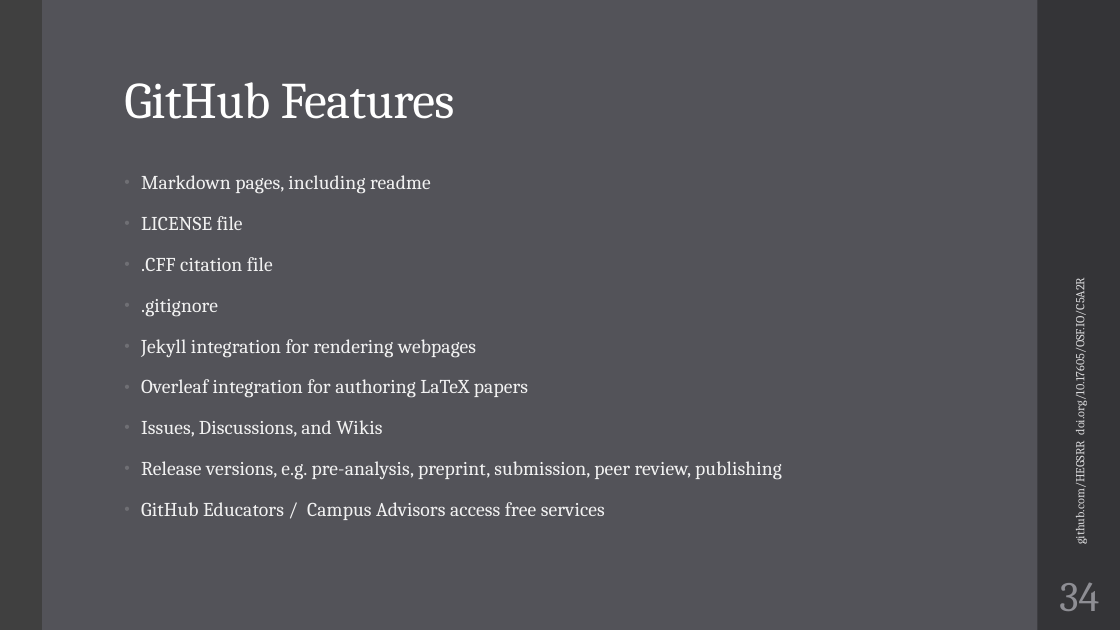
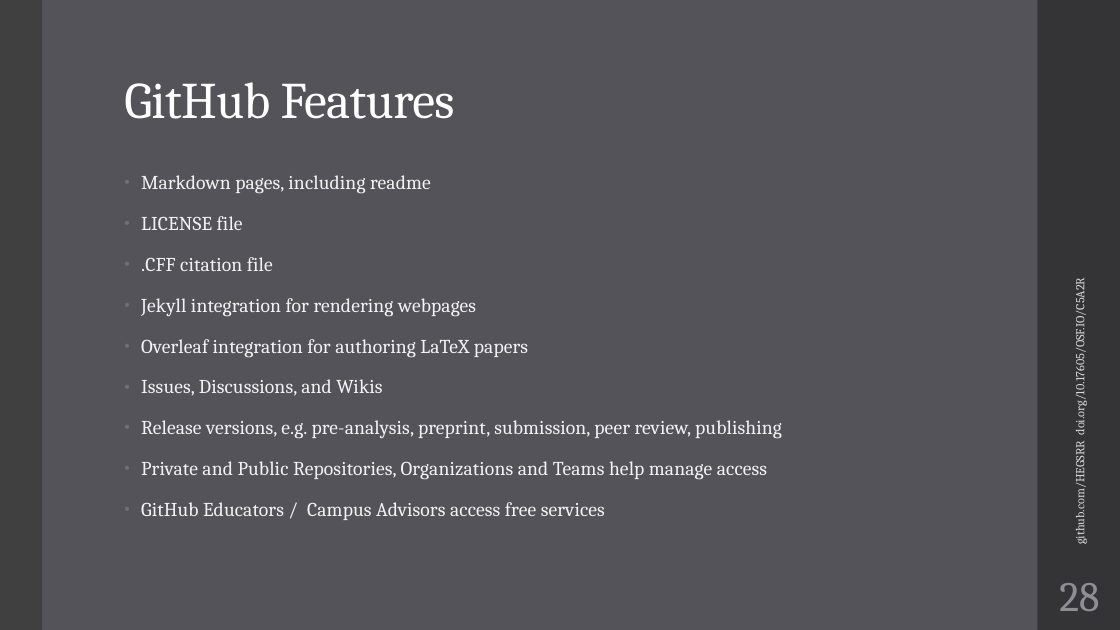
Before and after one commit to HEGSRR/UCGIS-Workshop, a slide deck: slide 28 of 01_Introduction.pptx (slide 34 before the commit). Drawn at 1120x630 pixels with LibreOffice and Linux fonts; fonts in the diff are those of the drawing. Boxes give left, top, right and bottom in pixels: in the first picture for what was removed or moved away, otherwise in the second. Text is boxed around its words. In the diff, an @@ line names an element or a change of style, - is before the commit and + after.

```diff
--- a/01_Introduction.pptx
+++ b/01_Introduction.pptx
@@ text at <box>141,299,218,317</box>: paragraph removed @@
-• .gitignore
@@ text at <box>141,461,767,480</box>: paragraph added @@
+• Private and Public Repositories, Organizations and Teams help manage access
@@ page number at <box>1059,583,1099,611</box>: text changed @@
-34
+28
```
Also in this commit, not shown: 7 other slides changed, 11 slides added, 1 other file.
